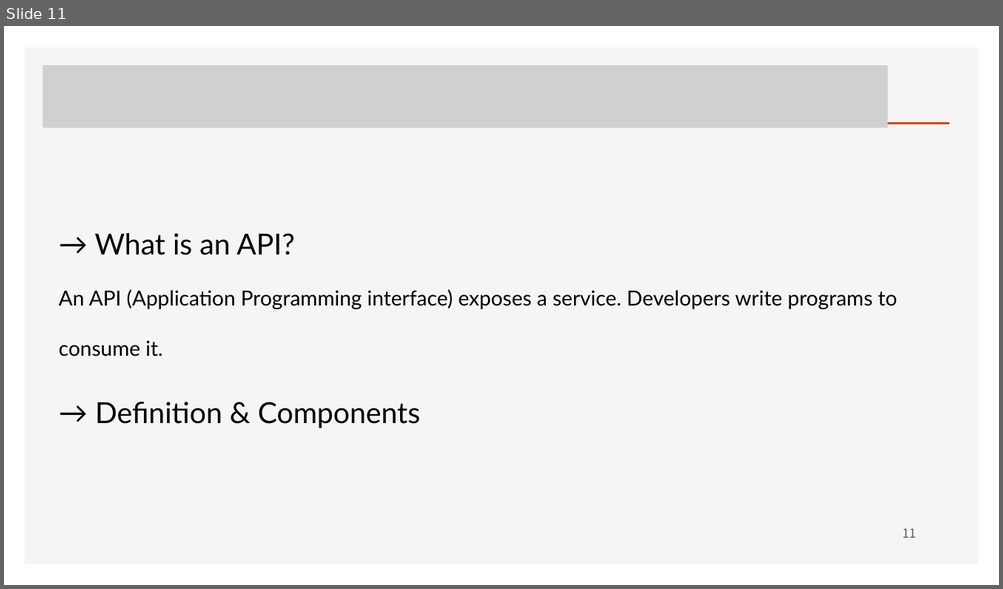
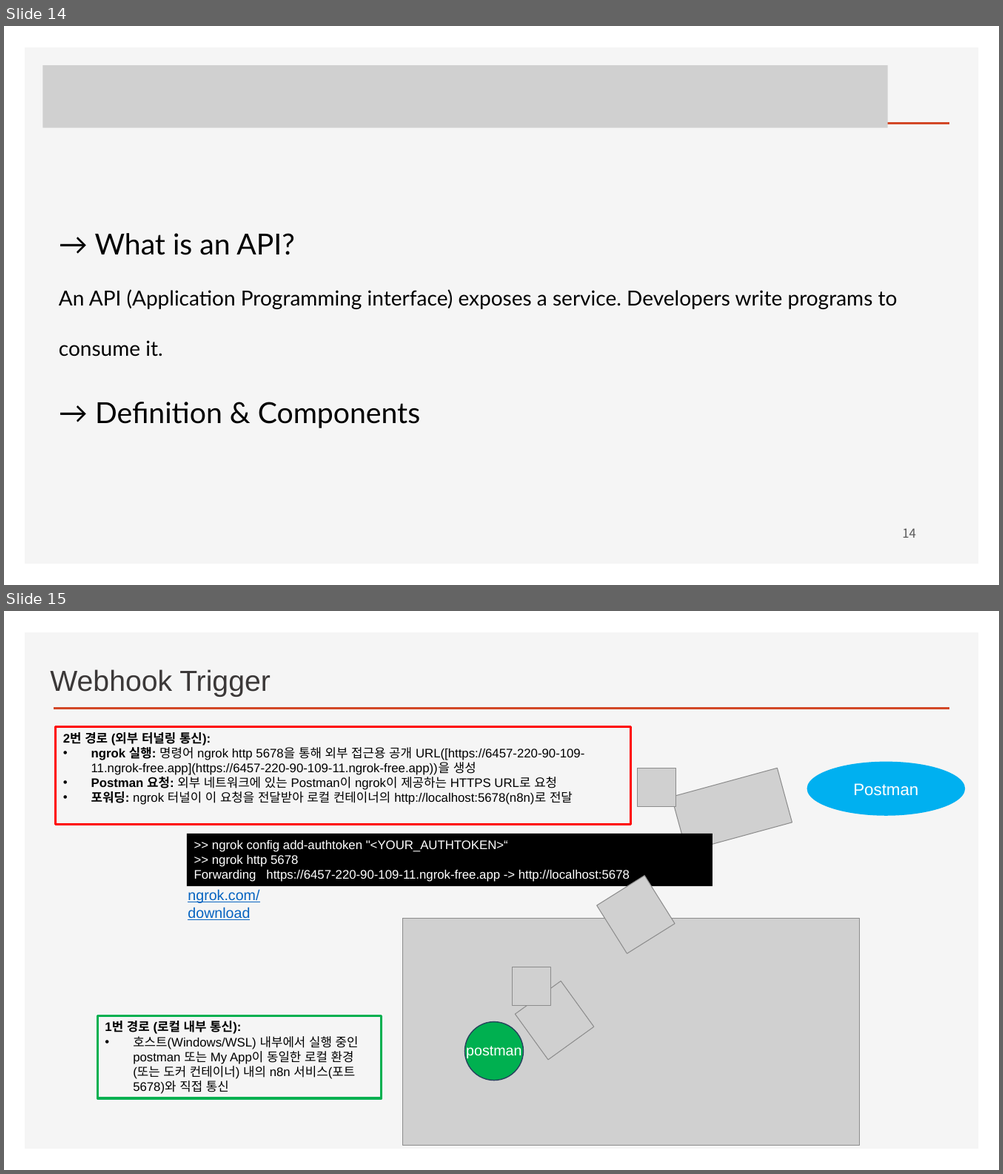
Before and after one commit to ancestor9/2026_Fall_AI-Workflow, a slide deck: PPTs/04_AI Workflow_n8n.pptx. Shown one above the other, each under a label of ours: slide 11 before the commit, slides 14 and 15 after it. The pictures are 1003x589 and 1003x1174 pixels, drawn with LibreOffice and Linux fonts; fonts in the diff are those of the drawing; grey boxes stand for pictures; background and template pictures are left out. Boxes give left, top, right and bottom in pixels: in the first picture for what was removed or moved away, otherwise in the second. Text is boxed around its words. In the diff, an @@ line names an element or a change of style, - is before the commit and + after.

```diff
--- a/PPTs/04_AI Workflow_n8n.pptx
+++ b/PPTs/04_AI Workflow_n8n.pptx
@@ slide 15 added at [4, 611, 999, 1170], background #FFFFFF; not listed: 2 template elements that a slide beside it also shows @@
@@ text added at [50, 669, 270, 697], 28 pt, text #3B3838 @@
+Webhook Trigger
@@ rectangle added at [56, 726, 631, 824], outline #FF0000 2.25 pt, 12 pt, text #000000 @@
+2번 경로 (외부 터널링 통신):
+• ngrok 실행: 명령어 ngrok http 5678을 통해 외부 접근용 공개 URL([https://6457-220-90-109-11.ngrok-free.app](https://6457-220-90-109-11.ngrok-free.app))을 생성
+• Postman 요청: 외부 네트워크에 있는 Postman이 ngrok이 제공하는 HTTPS URL로 요청
+• 포워딩: ngrok 터널이 이 요청을 전달받아 로컬 컨테이너의 http://localhost:5678(n8n)로 전달
@@ ellipse added at [807, 762, 965, 816], fill #00B0F0, 16 pt, text #FFFFFF @@
+Postman
@@ picture added at [637, 769, 676, 807] @@
@@ picture added at [671, 769, 792, 852] @@
@@ rectangle added at [187, 834, 713, 887], fill #000000, 12 pt, text #FFFFFF @@
+>> ngrok config add-authtoken "<YOUR_AUTHTOKEN>“
+>> ngrok http 5678
+Forwarding https://6457-220-90-109-11.ngrok-free.app -> http://localhost:5678
@@ picture added at [596, 876, 674, 954] @@
@@ text added at [188, 889, 259, 920], 14 pt, text #0563C1, underline @@
+ngrok.com/download
@@ picture added at [402, 918, 859, 1145] @@
@@ picture added at [512, 968, 551, 1006] @@
@@ picture added at [515, 981, 595, 1060] @@
@@ rectangle added at [98, 1016, 381, 1099], outline #00B050 2.25 pt, 12 pt, text #000000 @@
+1번 경로 (로컬 내부 통신):
+• 호스트(Windows/WSL) 내부에서 실행 중인 postman 또는 My App이 동일한 로컬 환경(또는 도커 컨테이너) 내의 n8n 서비스(포트 5678)와 직접 통신
@@ ellipse added at [465, 1022, 523, 1080], fill #00B050, outline #28445D 1 pt @@
@@ text added at [466, 1046, 521, 1059], 14 pt, text #FFFFFF @@
+postman
@@ what was slide 11 is now slide 14 @@
@@ page number at [902, 528, 916, 538]: text changed @@
-11
+14
```
Also in this commit, not shown: 2 slides changed, 6 other slides added.
